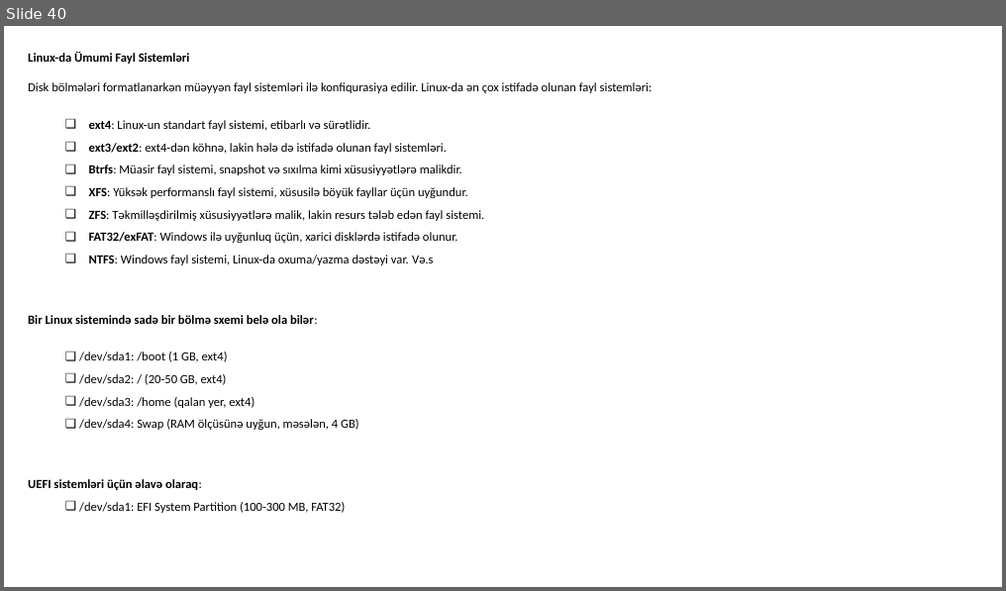
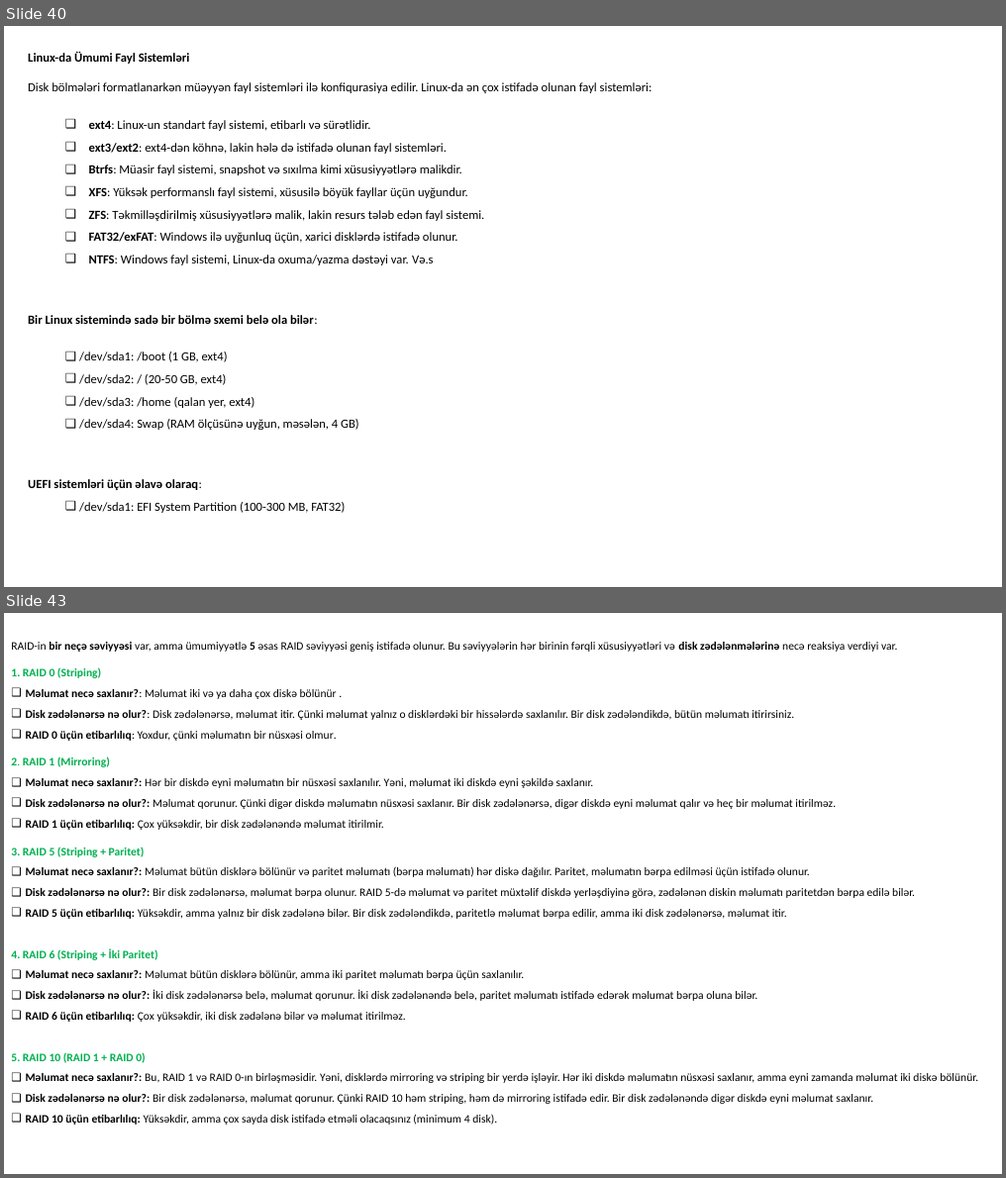
Before and after one commit to codeurient/DevOps, a slide deck: .lessons/1 operating systems/1 linux/1.pptx. Shown one above the other, each under a label of ours: slide 40 before the commit, slides 40 and 43 after it; the slides between them are not shown. The pictures are 1006x591 and 1006x1178 pixels, drawn with LibreOffice and Linux fonts; fonts in the diff are those of the drawing. Boxes give left, top, right and bottom in pixels: in the first picture for what was removed or moved away, otherwise in the second. Text is boxed around its words. In the diff, an @@ line names an element or a change of style, - is before the commit and + after.

```diff
--- a/.lessons/1 operating systems/1 linux/1.pptx
+++ b/.lessons/1 operating systems/1 linux/1.pptx
@@ slide 43 added at [4,613,1002,1174], background #FFFFFF @@
@@ text added at [11,642,978,1125], 11 pt, text #000000 @@
+RAID-in bir neçə səviyyəsi var, amma ümumiyyətlə 5 əsas RAID səviyyəsi geniş istifadə olunur. Bu səviyyələrin hər birinin fərqli xüsusiyyətləri və disk zədələnmələrinə necə reaksiya verdiyi var.
+1. RAID 0 (Striping)
+❑ Məlumat necə saxlanır?: Məlumat iki və ya daha çox diskə bölünür .
+❑ Disk zədələnərsə nə olur?: Disk zədələnərsə, məlumat itir. Çünki məlumat yalnız o disklərdəki bir hissələrdə saxlanılır. Bir disk zədələndikdə, bütün məlumatı itirirsiniz.
+❑ RAID 0 üçün etibarlılıq: Yoxdur, çünki məlumatın bir nüsxəsi olmur.
+2. RAID 1 (Mirroring)
+❑ Məlumat necə saxlanır?: Hər bir diskdə eyni məlumatın bir nüsxəsi saxlanılır. Yəni, məlumat iki diskdə eyni şəkildə saxlanır.
+❑ Disk zədələnərsə nə olur?: Məlumat qorunur. Çünki digər diskdə məlumatın nüsxəsi saxlanır. Bir disk zədələnərsə, digər diskdə eyni məlumat qalır və heç bir məlumat itirilməz.
+❑ RAID 1 üçün etibarlılıq: Çox yüksəkdir, bir disk zədələnəndə məlumat itirilmir.
+3. RAID 5 (Striping + Paritet)
+❑ Məlumat necə saxlanır?: Məlumat bütün disklərə bölünür və paritet məlumatı (bərpa məlumatı) hər diskə dağılır. Paritet, məlumatın bərpa edilməsi üçün istifadə olunur.
+❑ Disk zədələnərsə nə olur?: Bir disk zədələnərsə, məlumat bərpa olunur. RAID 5-də məlumat və paritet müxtəlif diskdə yerləşdiyinə görə, zədələnən diskin məlumatı paritetdən bərpa edilə bilər.
+❑ RAID 5 üçün etibarlılıq: Yüksəkdir, amma yalnız bir disk zədələnə bilər. Bir disk zədələndikdə, paritetlə məlumat bərpa edilir, amma iki disk zədələnərsə, məlumat itir.
+4. RAID 6 (Striping + İki Paritet)
+❑ Məlumat necə saxlanır?: Məlumat bütün disklərə bölünür, amma iki paritet məlumatı bərpa üçün saxlanılır.
+❑ Disk zədələnərsə nə olur?: İki disk zədələnərsə belə, məlumat qorunur. İki disk zədələnəndə belə, paritet məlumatı istifadə edərək məlumat bərpa oluna bilər.
+❑ RAID 6 üçün etibarlılıq: Çox yüksəkdir, iki disk zədələnə bilər və məlumat itirilməz.
+5. RAID 10 (RAID 1 + RAID 0)
+❑ Məlumat necə saxlanır?: Bu, RAID 1 və RAID 0-ın birləşməsidir. Yəni, disklərdə mirroring və striping bir yerdə işləyir. Hər iki diskdə məlumatın nüsxəsi saxlanır, amma eyni zamanda məlumat iki diskə bölünür.
+❑ Disk zədələnərsə nə olur?: Bir disk zədələnərsə, məlumat qorunur. Çünki RAID 10 həm striping, həm də mirroring istifadə edir. Bir disk zədələnəndə digər diskdə eyni məlumat saxlanır.
+❑ RAID 10 üçün etibarlılıq: Yüksəkdir, amma çox sayda disk istifadə etməli olacaqsınız (minimum 4 disk).
```
Also in this commit, not shown: 23 other slides added, 1 slide removed.
